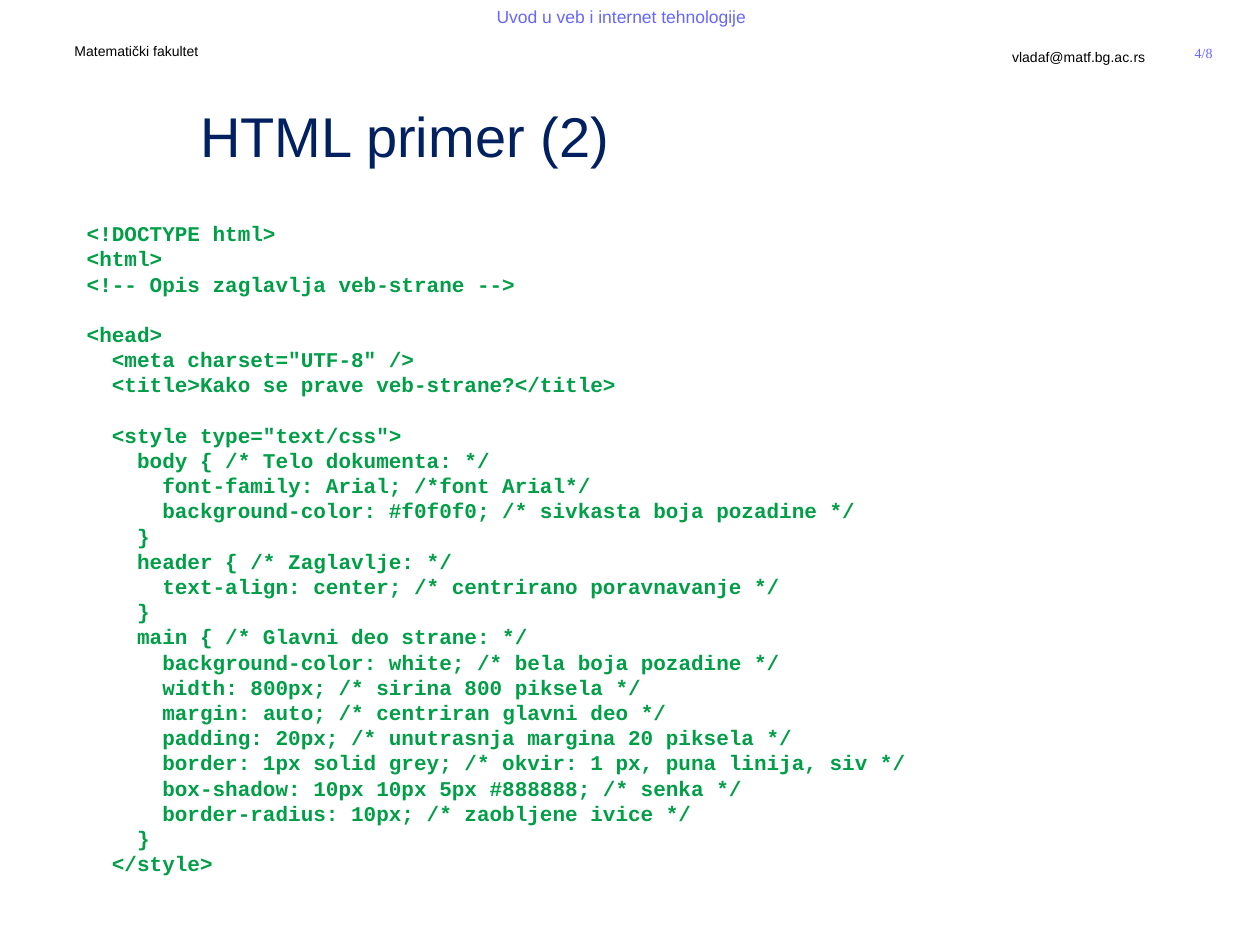
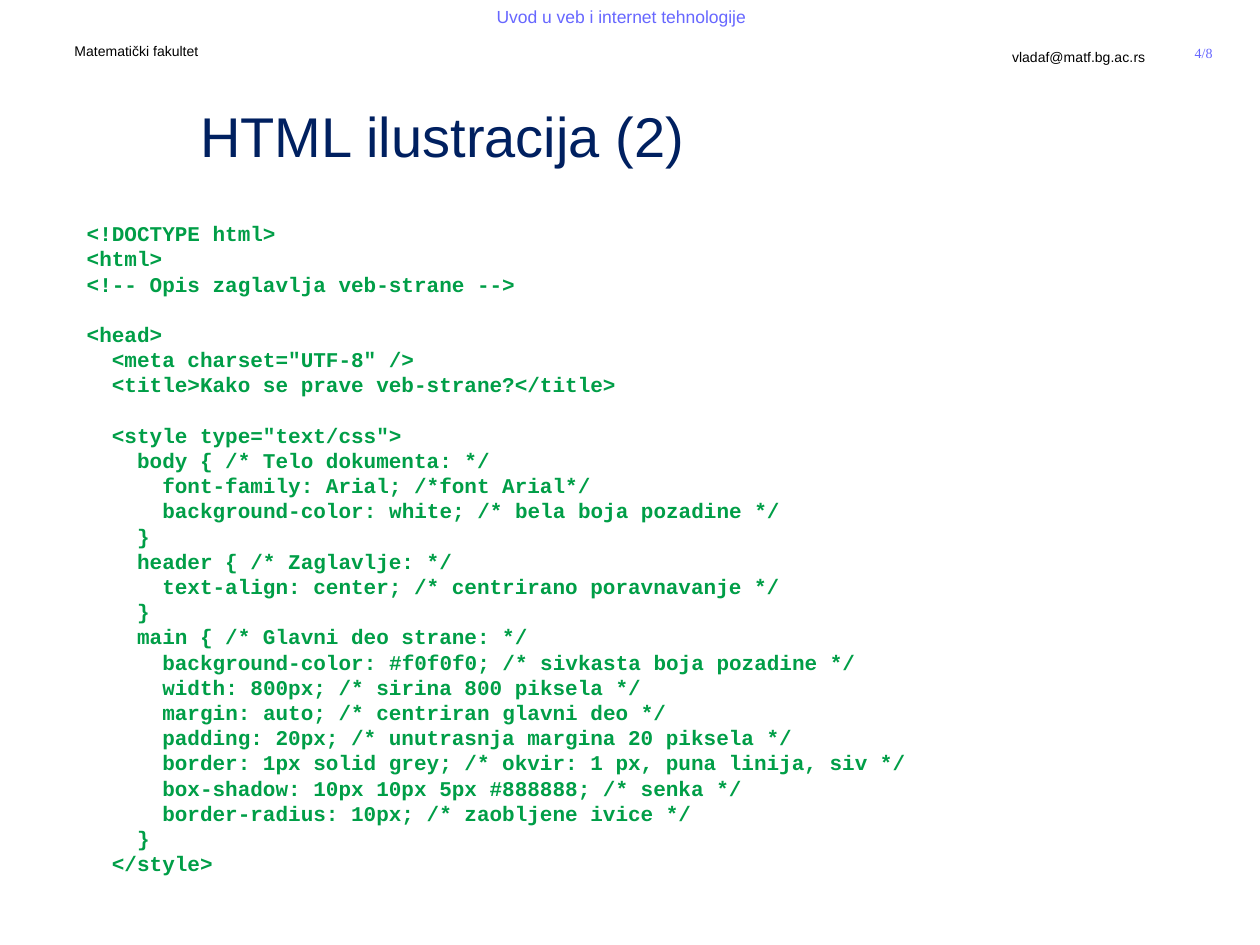
Before and after one commit to MatfUVIT/info, a slide deck: slide 4 of predavanja/prezentacije/UVIT03-01-HTML 5.pptx. Drawn at 1260x945 pixels with LibreOffice and Linux fonts; fonts in the diff are those of the drawing; background and template pictures are left out. Boxes give left, top, right and bottom in pixels: in the first picture for what was removed or moved away, otherwise in the second. Text is boxed around its words. In the diff, an @@ line names an element or a change of style, - is before the commit and + after.

```diff
--- a/predavanja/prezentacije/UVIT03-01-HTML 5.pptx
+++ b/predavanja/prezentacije/UVIT03-01-HTML 5.pptx
@@ title at [200,116,684,168]: text changed @@
-HTML primer (2)
+HTML ilustracija (2)
@@ text at [162,503,742,523]: text changed @@
-background-color: #f0f0f0; /* sivkasta boja pozadine */
+background-color: white; /* bela boja pozadine */
@@ text at [162,655,818,675]: text changed @@
-background-color: white; /* bela boja pozadine */
+background-color: #f0f0f0; /* sivkasta boja pozadine */
```
Also in this commit, not shown: 3 other slides changed, 4 other files.
